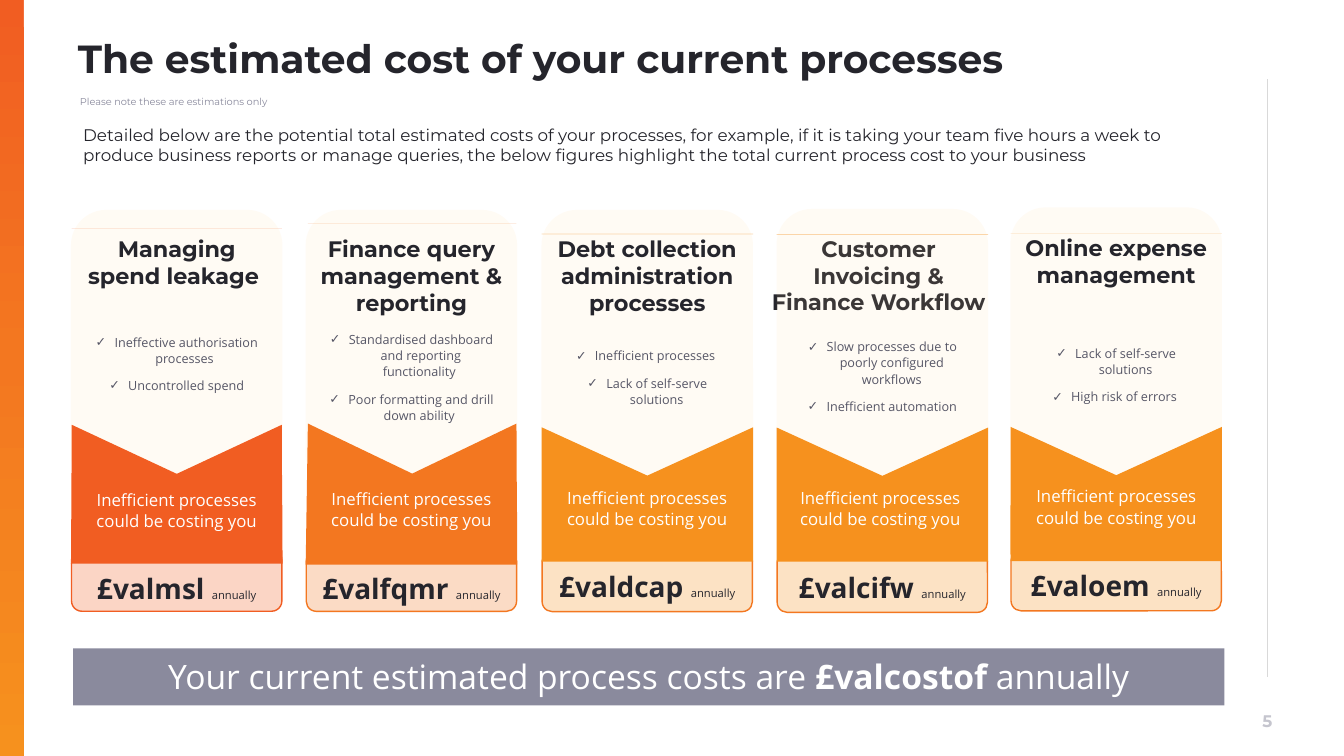
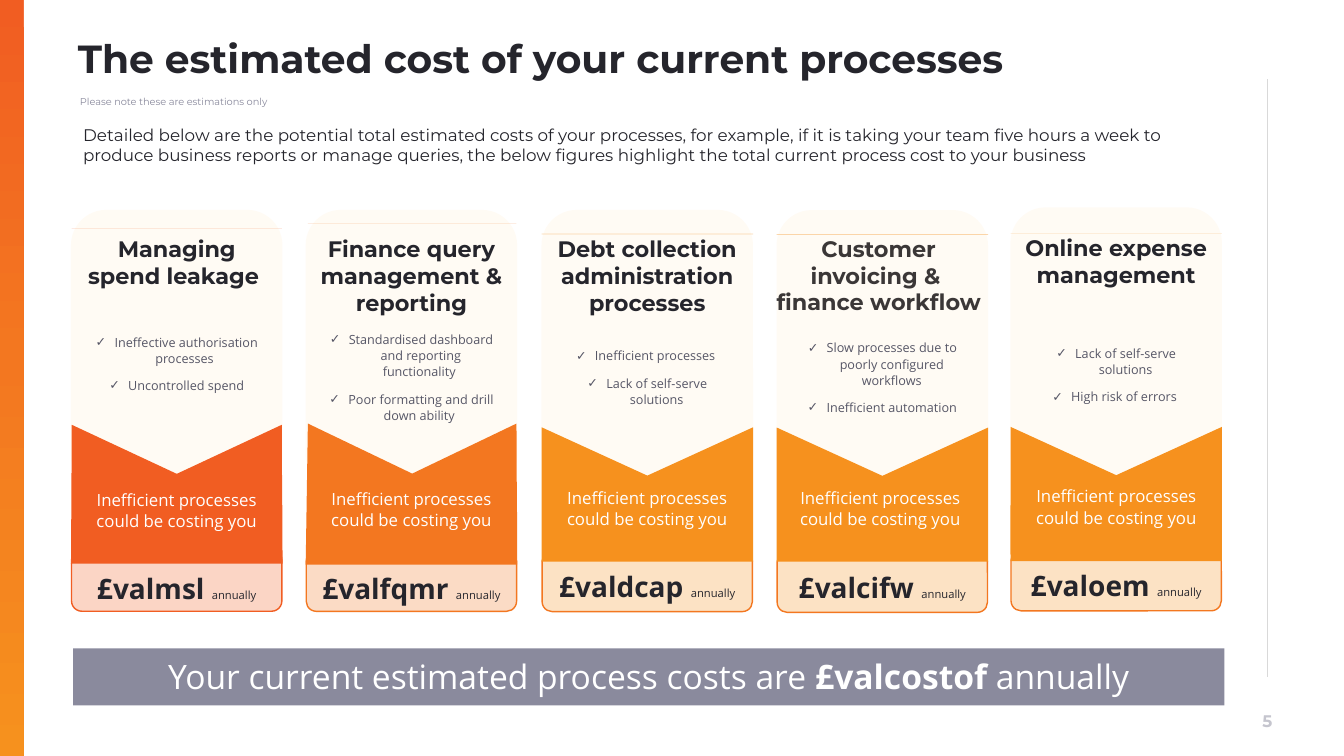
Before and after one commit to muratozdemirpiblo/ppt-api, a slide deck: slide 5 of sales.pptx. Drawn at 1344x756 pixels with LibreOffice and Linux fonts; fonts in the diff are those of the drawing; background and template pictures are left out. Boxes give left, top, right and bottom in pixels: in the first picture for what was removed or moved away, otherwise in the second. Text is boxed around its words. In the diff, an @@ line names an element or a change of style, - is before the commit and + after.

```diff
--- a/sales.pptx
+++ b/sales.pptx
@@ text at bbox=[777, 241, 981, 310]: text changed @@
-Customer Invoicing & Finance Workflow
+Customer invoicing &
+finance workflow
```
Also in this commit, not shown: 1 other slide changed, 1 other file.
